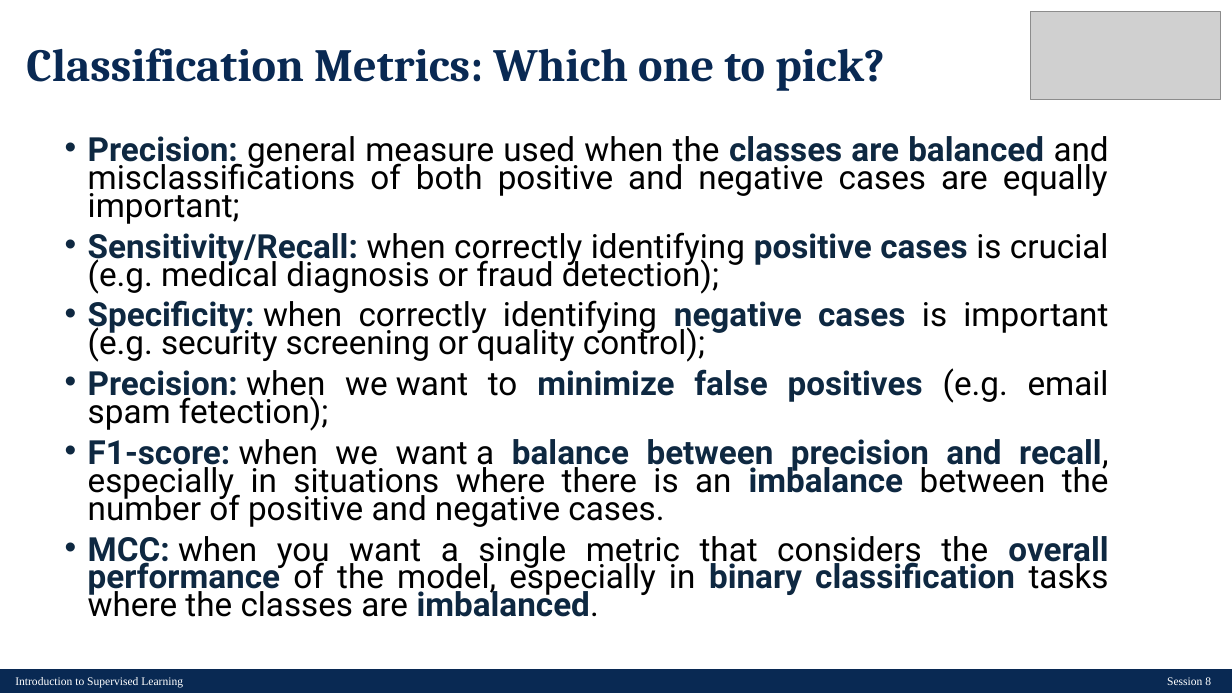
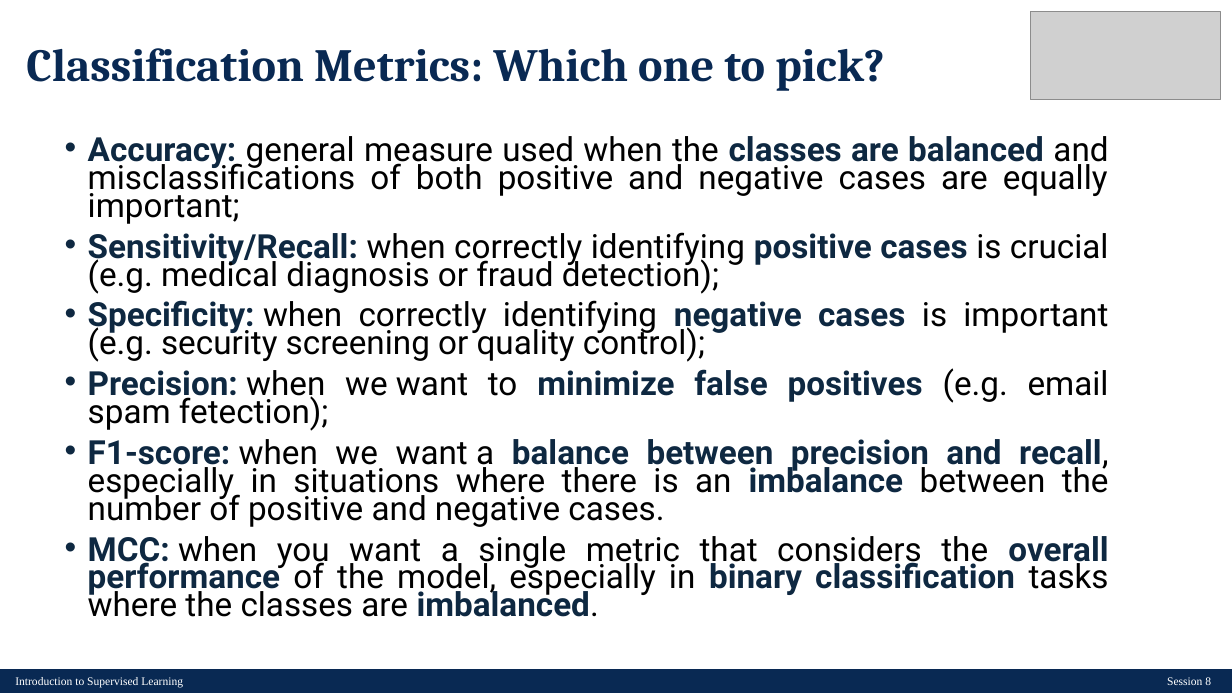
Before and after one commit to makee5/ML_ADS, a slide deck: slide 18 of materials/session8/T/ML-Session8-T.pptx. Drawn at 1232x693 pixels with LibreOffice and Linux fonts; fonts in the diff are those of the drawing; grey boxes stand for pictures. Boxes give left, top, right and bottom in pixels: in the first picture for what was removed or moved away, otherwise in the second. Text is boxed around its words. In the diff, an @@ line names an element or a change of style, - is before the commit and + after.

Commit message:
[FIX] typos on session 8 T slides

```diff
--- a/materials/session8/T/ML-Session8-T.pptx
+++ b/materials/session8/T/ML-Session8-T.pptx
@@ text at [88, 136, 1108, 224]: text changed @@
-• Precision: general measure used when the classes are balanced and misclassifications of both positive and negative cases are equally important;
+• Accuracy: general measure used when the classes are balanced and misclassifications of both positive and negative cases are equally important;
```
Also in this commit, not shown: 2 other slides changed, 1 other file.
